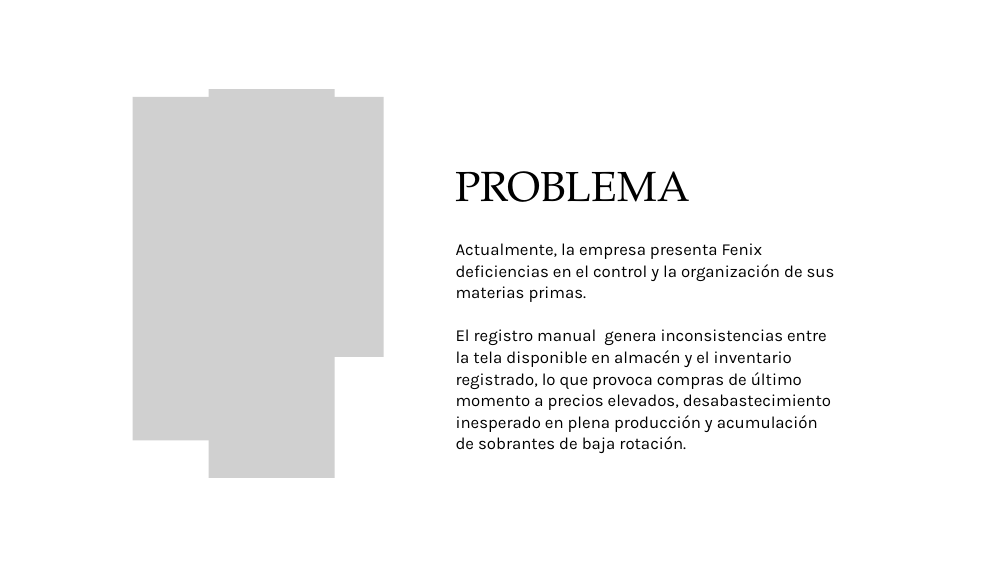
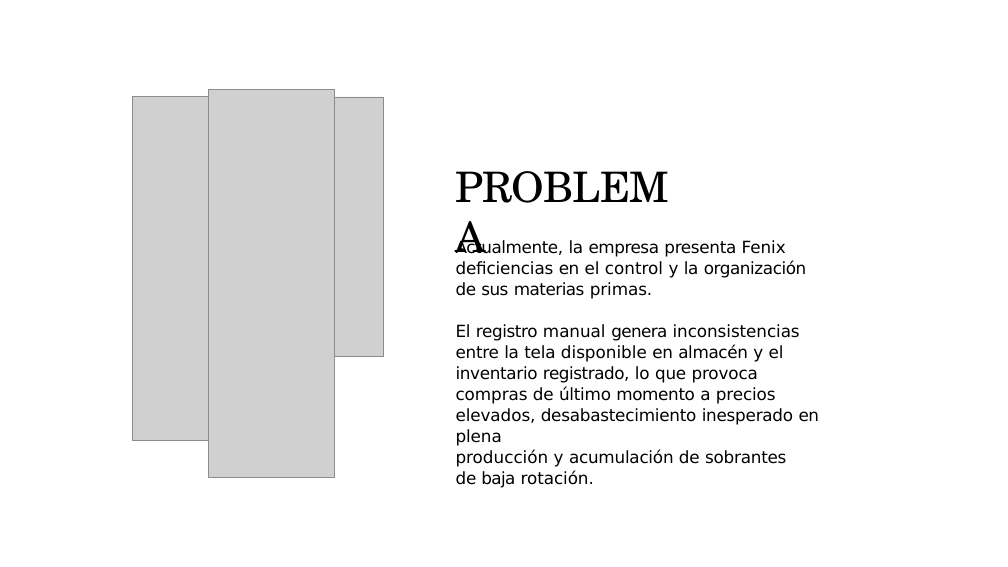
Before and after one commit to mpdp40/Proyecto_Optimisacion_MANANI-, a slide deck: slide 4 of fase 1/Evidencias_Grupales/Presentacíon Proyecto.pptx. Drawn at 1008x567 pixels with LibreOffice and Linux fonts; fonts in the diff are those of the drawing; grey boxes stand for pictures. Boxes give left, top, right and bottom in pixels: in the first picture for what was removed or moved away, otherwise in the second. Text is boxed around its words. In the diff, an @@ line names an element or a change of style, - is before the commit and + after.

```diff
--- a/fase 1/Evidencias_Grupales/Presentacíon Proyecto.pptx
+++ b/fase 1/Evidencias_Grupales/Presentacíon Proyecto.pptx
@@ title "PROBLEMA" at [455, 160, 682, 212]: font TeX Gyre Pagella to TeX Gyre Schola, letter spacing 0 to -1.3 pt; indent changed; line spacing 63pt to 1; more space between paragraphs @@
@@ text at [456, 240, 820, 467]: text changed; font Karla to DejaVu Sans @@
-Actualmente, la empresa presenta Fenix deficiencias en el control y la organización de sus materias primas.
-El registro manual genera inconsistencias entre la tela disponible en almacén y el inventario registrado, lo que provoca compras de último momento a precios elevados, desabastecimiento inesperado en plena producción y acumulación de sobrantes de baja rotación.
+Actualmente, la empresa presenta Fenix
+deficiencias en el control y la organización de sus materias primas.
+El registro manual genera inconsistencias entre la tela disponible en almacén y el inventario registrado, lo que provoca compras de último momento a precios elevados, desabastecimiento inesperado en plena
+producción y acumulación de sobrantes de baja rotación.
```
Also in this commit, not shown: 19 other slides changed.
